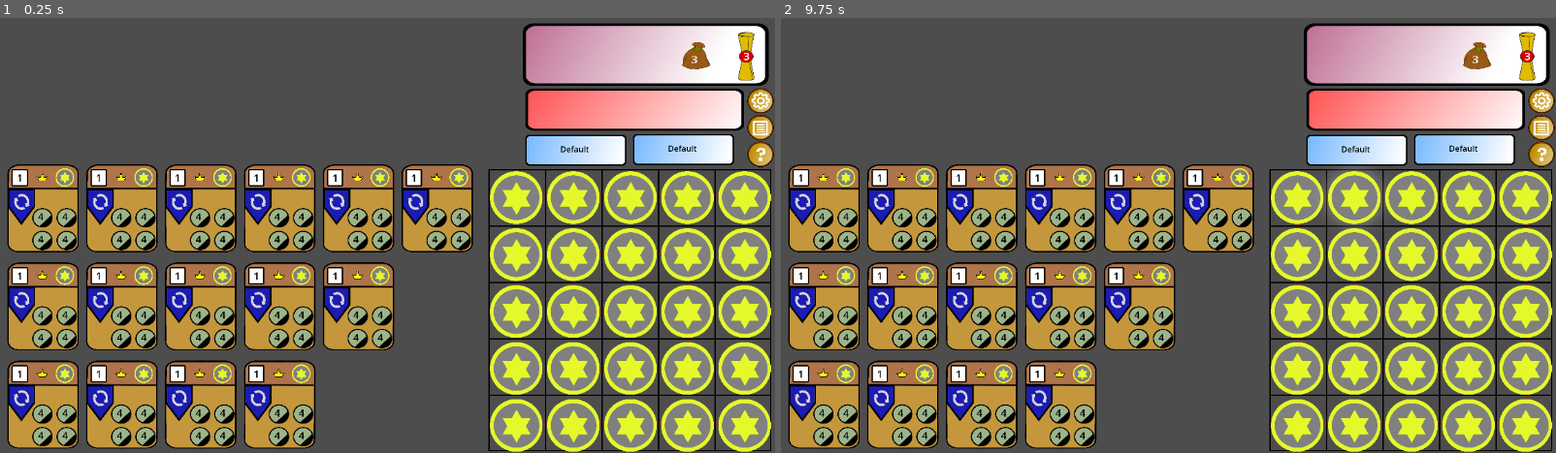
Above: before the commit, frames 1-2 (left to right).
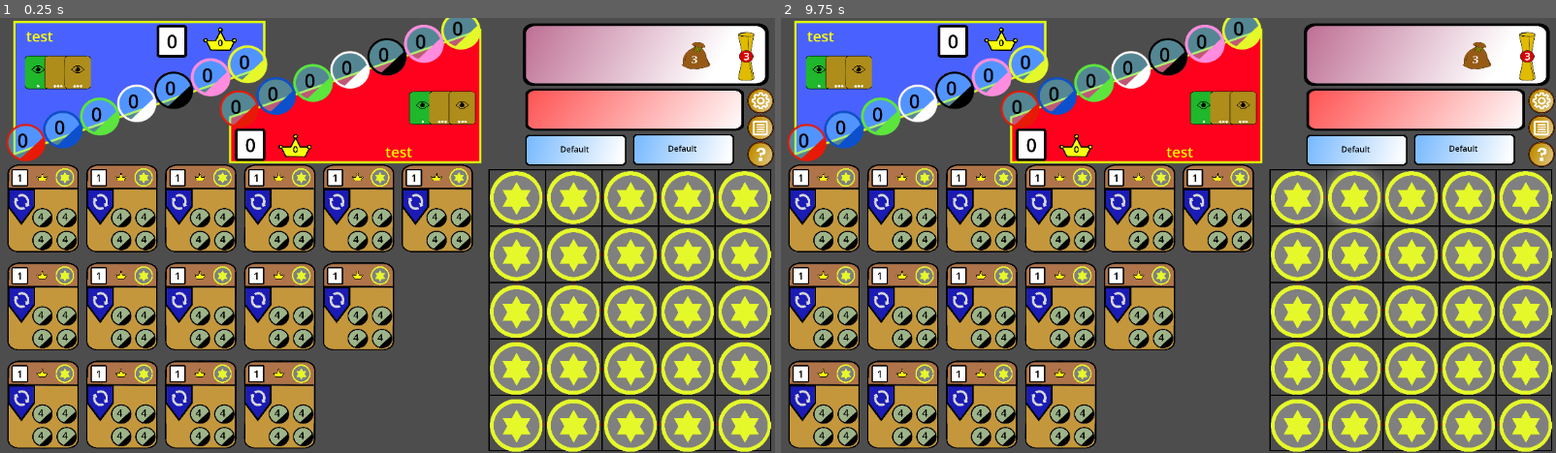
Above: after the commit, the same moments.

Repository: TonyNLM/Dueee
Game: Godot game, scene res://main.tscn
The game is run twice, just before and just after one commit, with the same random seed, the same clock (stepped at 60 frames per second) and the same inputs. This scene is started directly instead of the project's main scene.
Inputs (mouse positions are in pixels of both pictures, inside the frame that each line leads up to):
- Up to frame 1 (0.25 s): no input
- Up to frame 2 (9.75 s): click (1540, 100) at 0.5 s; click (1540, 126) at 1.25 s; click (1540, 152) at 2 s; click (1354, 152) at 2.77 s; click (1354, 152) at 3.52 s; click (1540, 100) at 4.25 s; click (1540, 126) at 5 s; click (1540, 152) at 5.75 s; click (1354, 152) at 6.52 s; click (1540, 100) at 7.25 s; click (1540, 126) at 8 s; click (1540, 152) at 8.75 s; tap Enter at 9.5 s; move the mouse to (1339, 213) at 9.52 s

The runs differ from the first frame. In frame 1, 16% of the frame differs, in the area x 0-63%, y 0-34%; in frame 2, 16%.

Commit message:
after eye

Diff:
--- a/Godot test/Player_Banner.gd
+++ b/Godot test/Player_Banner.gd
@@ -16,7 +16,7 @@
 	TokenCountItems = [$Token_and_Bonus/PlayerTokenCount0/Cost_Parent, $Token_and_Bonus/PlayerTokenCount1/Cost_Parent, $To …(236 unchanged characters)…
 	Priv_Stack_Elements = {1:$Priv_Stack/Priv1/Sprite2D,2:$Priv_Stack/Priv2/Sprite2D,3:$Priv_Stack/Priv3/Sprite2D}
 	Reserve_Stack_Elements = [$Reserve_Parent/ReserveSlot1/TierCardBack,$Reserve_Parent/ReserveSlot2/TierCardBack,$Reserve_Parent/ReserveSlot3/TierCardBack]
-	Reserve_Stack_Tier_List = [0,0,0]
+	Reserve_Stack_Tier_List = [[0,false],[0,false],[0,false]]
 	changeReserveCardTextureByArray(Reserve_Stack_Tier_List)
 	setPlayerScore(0)
 	setPlayerPrivCount(0)
@@ -29,10 +29,11 @@
 	#setPlayerBonusCount(Enums.TokenColour.Blue, 4)
 	#setPlayerTokenCount(Enums.TokenColour.Blue, 5)
 
-#	pushTierCardList(1)
-#	pushTierCardList(2)
-#	pushTierCardList(3)
-#	popTierCardList(2)
+	pushTierCardList(1, true)
+	pushTierCardList(2, true)
+	pushTierCardList(3)
+	popTierCardList(2, true)
+	pushTierCardList(3, true)
 	pass # Replace with function body.
 
 
@@ -105,13 +106,13 @@
 
 #Function for reserve cards
 
-func pushTierCardList(tier:int):
+func pushTierCardList(tier:int, visibility:bool=false):
 	var i=0
 	var found_position=false
 	print(Reserve_Stack_Tier_List)
 	while(i<3 and found_position == false):
 		print(Reserve_Stack_Tier_List[i])
-		if Reserve_Stack_Tier_List[i]==0:
+		if Reserve_Stack_Tier_List[i][0]==0:
 			found_position = true
 
 		else:
@@ -120,16 +121,18 @@
 	if found_position == false:
 		print("Failed To Reserve Card")
 		return
-	Reserve_Stack_Tier_List[i]=tier
-	changeReserveCardTexture(i, tier)
+	Reserve_Stack_Tier_List[i]=[tier, visibility]
+	changeReserveCardTexture(i, tier, visibility)
 
-func popTierCardList(tier:int):
+
+
+func popTierCardList(tier:int, visibility:bool=false):
 	var i=0
 	var found_position=false
 	while(i<3):
 		if found_position == true:
 			Reserve_Stack_Tier_List[i-1] = Reserve_Stack_Tier_List[i]
-		if Reserve_Stack_Tier_List[i]==tier:
+		if Reserve_Stack_Tier_List[i][0]==tier and Reserve_Stack_Tier_List[i][1]==visibility:
 			found_position = true
 
 
@@ -140,7 +143,7 @@
 		print("Failed To Purchase Reserved Card")
 		return
 
-	Reserve_Stack_Tier_List[2]=0
+	Reserve_Stack_Tier_List[2]=[0,false]
 	changeReserveCardTextureByArray(Reserve_Stack_Tier_List)
 
 
@@ -148,16 +151,21 @@
 
 func changeReserveCardTextureByArray(Tier_List:Array):
 	for i in range(3):
-		changeReserveCardTexture(i, Tier_List[i])
+		changeReserveCardTexture(i, Tier_List[i][0], Tier_List[i][1])
 	pass
 
-func changeReserveCardTexture(slot: int, tier:int):
+func changeReserveCardTexture(slot: int, tier:int, visibility:bool=false):
 	if tier<0 or tier>3:
 		return
+	if visibility==true:
+		Reserve_Stack_Elements[slot].get_node("EyeIcon").visible=true
+	else:
+		Reserve_Stack_Elements[slot].get_node("EyeIcon").visible=false
 	if tier==0:
 		Reserve_Stack_Elements[slot].visible = false
 		return
 	Reserve_Stack_Elements[slot].visible = true
+	#call on child
 	Reserve_Stack_Elements[slot].ChangeTierCardBack(tier)
 
 
--- a/Godot test/Player_Banner.tscn
+++ b/Godot test/Player_Banner.tscn
@@ -7,6 +7,7 @@
 [ext_resource type="Texture2D" uid="uid://bocoi7cjvev3l" path="res://Fairy Pics/Decree.png" id="5_jijjw"]
 [ext_resource type="Texture2D" uid="uid://ddbj6cbwvq2k7" path="res://Fairy Pics/card_score.png" id="6_lxnjm"]
 [ext_resource type="PackedScene" uid="uid://bs6wu36h0m2wv" path="res://tier_card_back.tscn" id="7_ekrsb"]
+[ext_resource type="Texture2D" uid="uid://teb51lvr05km" path="res://Fairy Pics/eye.png" id="8_i41kd"]
 
 [node name="Player_Banner" type="Node2D"]
 script = ExtResource("1_wf783")
@@ -221,6 +222,10 @@
 [node name="TierCardBack" parent="Reserve_Parent/ReserveSlot1" instance=ExtResource("7_ekrsb")]
 scale = Vector2(0.1, 0.1)
 
+[node name="EyeIcon" type="Sprite2D" parent="Reserve_Parent/ReserveSlot1/TierCardBack"]
+position = Vector2(390, 420)
+texture = ExtResource("8_i41kd")
+
 [node name="ReserveSlot2" type="CenterContainer" parent="Reserve_Parent"]
 custom_minimum_size = Vector2(50, 0)
 layout_mode = 2
@@ -228,9 +233,17 @@
 [node name="TierCardBack" parent="Reserve_Parent/ReserveSlot2" instance=ExtResource("7_ekrsb")]
 scale = Vector2(0.1, 0.1)
 
+[node name="EyeIcon" type="Sprite2D" parent="Reserve_Parent/ReserveSlot2/TierCardBack"]
+position = Vector2(390, 420)
+texture = ExtResource("8_i41kd")
+
 [node name="ReserveSlot3" type="CenterContainer" parent="Reserve_Parent"]
 custom_minimum_size = Vector2(50, 0)
 layout_mode = 2
 
 [node name="TierCardBack" parent="Reserve_Parent/ReserveSlot3" instance=ExtResource("7_ekrsb")]
 scale = Vector2(0.1, 0.1)
+
+[node name="EyeIcon" type="Sprite2D" parent="Reserve_Parent/ReserveSlot3/TierCardBack"]
+position = Vector2(390, 420)
+texture = ExtResource("8_i41kd")
--- a/Godot test/main.tscn
+++ b/Godot test/main.tscn
@@ -13,6 +13,8 @@
 [ext_resource type="Texture2D" uid="uid://cy2gahi12th8c" path="res://Fairy Pics/logs_down.png" id="11_apprk"]
 [ext_resource type="Texture2D" uid="uid://bfaxcv4gfgoxr" path="res://Fairy Pics/settings.png" id="12_2prkk"]
 [ext_resource type="Texture2D" uid="uid://x4fe2kgg2hx3" path="res://Fairy Pics/settings_down.png" id="13_5wkok"]
+[ext_resource type="PackedScene" uid="uid://c63li1egl8ecb" path="res://Player_Banner.tscn" id="14_2y4se"]
+[ext_resource type="PackedScene" uid="uid://dtnb2wl2t0pfa" path="res://player_banner_red.tscn" id="15_amsr3"]
 
 [node name="Main" type="Node2D"]
 metadata/_edit_horizontal_guides_ = [-19.0]
@@ -72,24 +74,32 @@
 scale = Vector2(0.292083, 0.1825)
 texture = ExtResource("7_rnxi8")
 
-[node name="VBoxContainer2" type="VBoxContainer" parent="."]
+[node name="Button_Bar" type="VBoxContainer" parent="."]
 offset_left = 1111.0
 offset_top = 104.0
 offset_right = 1324.0
 offset_bottom = 758.0
 scale = Vector2(0.195, 0.195)
 
-[node name="TextureButton3" type="TextureButton" parent="VBoxContainer2"]
+[node name="TextureButton3" type="TextureButton" parent="Button_Bar"]
 layout_mode = 2
 texture_normal = ExtResource("12_2prkk")
 texture_pressed = ExtResource("13_5wkok")
 
-[node name="TextureButton2" type="TextureButton" parent="VBoxContainer2"]
+[node name="TextureButton2" type="TextureButton" parent="Button_Bar"]
 layout_mode = 2
 texture_normal = ExtResource("10_xrj55")
 texture_pressed = ExtResource("11_apprk")
 
-[node name="TextureButton" type="TextureButton" parent="VBoxContainer2"]
+[node name="TextureButton" type="TextureButton" parent="Button_Bar"]
 layout_mode = 2
 texture_normal = ExtResource("8_167hf")
 texture_pressed = ExtResource("9_kij6r")
+
+[node name="Player_Banner" parent="." instance=ExtResource("14_2y4se")]
+position = Vector2(18, 1)
+scale = Vector2(0.545, 0.545)
+
+[node name="Player_Banner2" parent="." instance=ExtResource("15_amsr3")]
+position = Vector2(335, -49)
+scale = Vector2(0.545, 0.545)
--- /dev/null
+++ b/Godot test/player_banner_red.tscn
@@ -0,0 +1,34 @@
+[gd_scene load_steps=3 format=3 uid="uid://dtnb2wl2t0pfa"]
+
+[ext_resource type="PackedScene" uid="uid://c63li1egl8ecb" path="res://Player_Banner.tscn" id="1_yqve7"]
+[ext_resource type="Texture2D" uid="uid://3naspmipme30" path="res://Fairy Pics/PlayerTrapeziumBoard2.png" id="2_slqth"]
+
+[node name="Player_Banner" instance=ExtResource("1_yqve7")]
+
+[node name="Blue_Base" parent="." index="0"]
+position = Vector2(366, 241)
+texture = ExtResource("2_slqth")
+
+[node name="Crown_Base" parent="." index="2"]
+position = Vector2(119, 368)
+
+[node name="Priv_Stack" parent="." index="3"]
+offset_left = 384.0
+offset_top = 301.0
+offset_right = 483.0
+offset_bottom = 378.0
+
+[node name="PlayerScore" parent="." index="4"]
+position = Vector2(183, 595)
+
+[node name="PlayerName" parent="." index="5"]
+offset_left = 436.0
+offset_top = 428.0
+offset_right = 694.0
+offset_bottom = 508.0
+
+[node name="Reserve_Parent" parent="." index="6"]
+offset_left = 498.0
+offset_top = 286.0
+offset_right = 734.0
+offset_bottom = 326.0
Binary file added: Godot test/Fairy Pics/eye.png
Not shown, added: Godot test/Fairy Pics/eye.png.import
Not shown: 1 places in Godot test/Player_Banner.tscn that only renumber resources
Not shown: 1 places in Godot test/main.tscn that only renumber resources
Not shown, added: Godot test/Fairy Pics/eye.pdn
